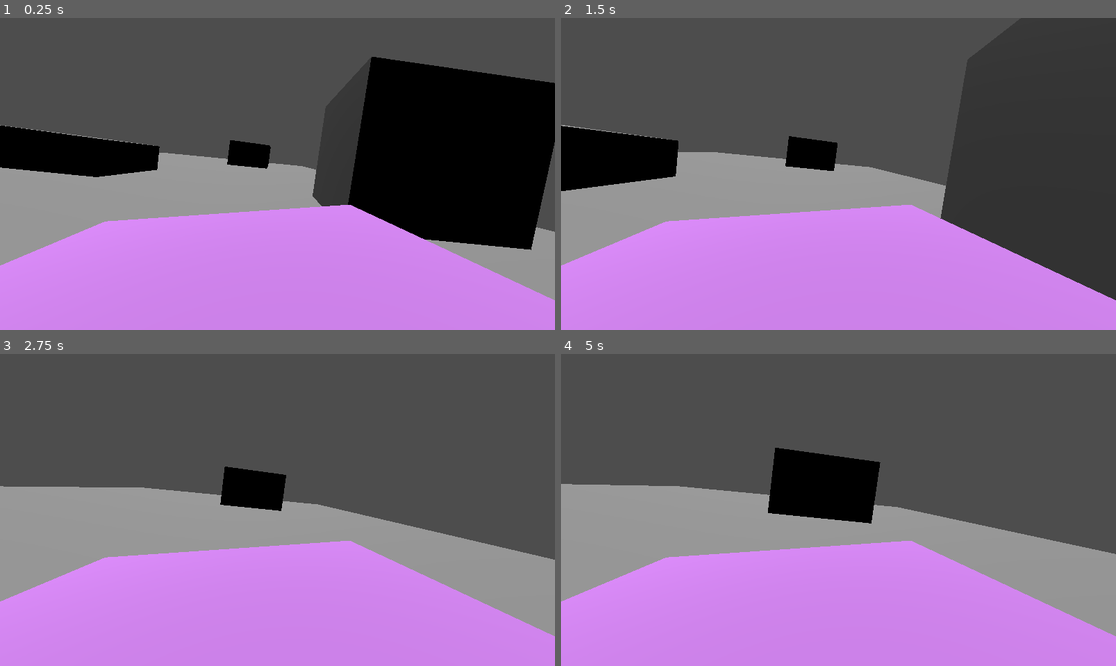
Above: before the commit, frames 1-4 (two rows, left to right).
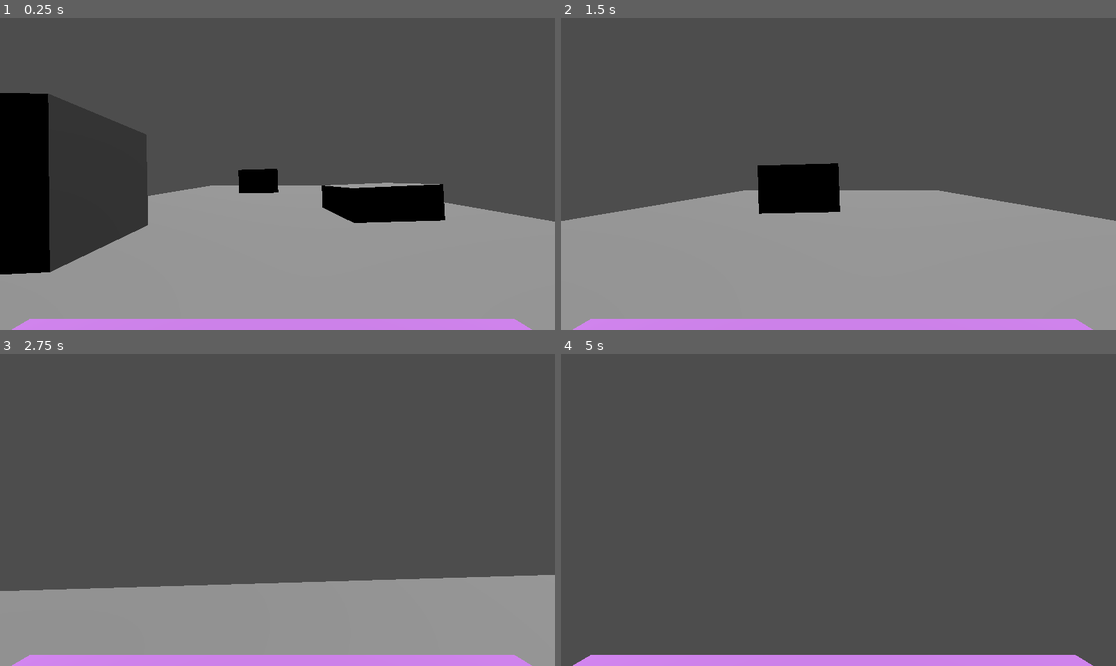
Above: after the commit, the same moments.

Repository: CodeTeshlah/ProjectA
Game: Godot game, scene res://node_3d.tscn
The game is run twice, just before and just after one commit, with the same random seed, the same clock (stepped at 60 frames per second) and the same inputs.
Inputs:
- Up to frame 1 (0.25 s): no input
- Up to frame 2 (1.5 s): hold D (player_move_right) 0.53-1.28 s; hold W (player_move) 0.53-1.28 s; hold A (player_move_left) from 1.28 s (still down); tap W (player_move) at 1.35 s
- Up to frame 3 (2.75 s): release A (player_move_left) at 2.03 s; hold D (player_move_right) from 2.03 s (still down); hold W (player_move) from 2.03 s (still down)
- Up to frame 4 (5 s): release W (player_move) at 2.78 s; tap W (player_move) at 2.85, 4.35 s; release D (player_move_right) at 3.53 s; hold W (player_move) 3.53-4.28 s; hold A (player_move_left) from 3.53 s (still down)

The runs differ from the first frame. In frame 1, 58% of the frame differs, in the area x 0-100%, y 12-100%; in frame 2, 54%; in frame 3, 46%; in frame 4, 50%.

Commit message:
improve smoothness of movement

Diff:
--- a/fayr/galawgalaw.gd
+++ b/fayr/galawgalaw.gd
@@ -9,9 +9,9 @@
 	pass # Replace with function body.
 
 func _process(delta):
-		const move_speed = 10.0
+		const move_speed = 20.0
 		if (check_input()):
-			running = 2
+			running = 3
 		else:
 			running = 1
 		path.progress += (move_speed * running ) * delta
--- a/fayr/node_3d.tscn
+++ b/fayr/node_3d.tscn
@@ -9,21 +9,21 @@
 
 [sub_resource type="Curve3D" id="Curve3D_5jtcc"]
 _data = {
-"points": PackedVector3Array(-25.0856, -1.47215, 1.50487, 25.0856, 1.47215, -1.50487, -7.96252, 8.31684, -18.1539, -3.42161, 2.42777, 1.23786, 3.42161, -2.42777, -1.23786, 0.412666, 14.0892, -57.0124),
+"points": PackedVector3Array(-25.0856, -1.47215, 1.50487, 25.086, 0, 0, -20, 0, 0, 0, 0, 0, 3.42161, -2.42777, -1.23786, 0, 0, -57.012),
 "tilts": PackedFloat32Array(0, 0)
 }
 point_count = 2
 
 [sub_resource type="Curve3D" id="Curve3D_pv8u3"]
 _data = {
-"points": PackedVector3Array(-20.9417, 0.993538, 3.50819, 20.9417, -0.993538, -3.50819, -12.83, 0.597565, -15.1408, 0.461973, -1.86329, -11.5569, -0.461973, 1.86329, 11.5569, -7.96883, -0.942871, 29.1019),
+"points": PackedVector3Array(-18.0235, -1.93517, -4.27285, 25, 0, 0, -20, 0, 0, 0, 0, 0, -0.461973, 1.86329, 11.5569, 0, 0, 40),
 "tilts": PackedFloat32Array(0, 0)
 }
 point_count = 2
 
 [sub_resource type="Curve3D" id="Curve3D_6v57d"]
 _data = {
-"points": PackedVector3Array(0, 0, 0, 0, 0, 0, -86.5237, 7.06965, -16.8636, 0, 0, 0, 0, 0, 0, -13.9444, 5.18404, -13.2717),
+"points": PackedVector3Array(0, 0, 0, 0, 0, 0, -90, 0, 0, 0, 0, 0, 0, 0, 0, -20, 0, 0),
 "tilts": PackedFloat32Array(0, 0)
 }
 point_count = 2
@@ -35,19 +35,19 @@
 transform = Transform3D(-0.131415, 0.10357, -0.985902, 0.101316, 0.990723, 0.0905713, -0.986137, 0.0879852, 0.140689, -86.2267, 7.91888, -12.0016)
 
 [node name="MeshInstance3D" type="MeshInstance3D" parent="Node3D"]
-transform = Transform3D(21.3929, 2.70343, 0.132519, -2.88161, 19.9273, -1.29176, -0.3261, 1.26228, 20.1091, -39.8625, 2.48362, 2.57661)
+transform = Transform3D(21.3929, 2.70343, 0.13253, -2.88161, 19.9273, -1.29177, -0.3261, 1.26228, 20.1091, -39.8625, 2.48362, 2.57661)
 mesh = SubResource("BoxMesh_dvil7")
 
 [node name="MeshInstance3D2" type="MeshInstance3D" parent="Node3D"]
-transform = Transform3D(21.3929, 2.70343, 0.132519, -2.88161, 19.9274, -1.29176, -0.326102, 1.26228, 20.1091, -46.7282, -0.928567, -51.9439)
+transform = Transform3D(21.3929, 2.70343, 0.132532, -2.88161, 19.9274, -1.29177, -0.326102, 1.26228, 20.1091, -46.7282, -0.928567, -51.9439)
 mesh = SubResource("BoxMesh_dvil7")
 
 [node name="MeshInstance3D3" type="MeshInstance3D" parent="Node3D"]
-transform = Transform3D(21.3929, 2.70343, 0.132519, -2.88161, 19.9274, -1.29176, -0.326105, 1.26228, 20.1091, 18.8772, 1.99585, -35.0247)
+transform = Transform3D(21.3929, 2.70344, 0.132535, -2.88161, 19.9274, -1.29177, -0.326105, 1.26228, 20.1091, 18.8772, 1.99585, -35.0247)
 mesh = SubResource("BoxMesh_dvil7")
 
 [node name="MeshInstance3D4" type="MeshInstance3D" parent="Node3D"]
-transform = Transform3D(21.3929, 2.70343, 0.132519, -2.88161, 19.9274, -1.29176, -0.326106, 1.26228, 20.1091, -16.8408, 7.86292, -123.305)
+transform = Transform3D(21.3929, 2.70344, 0.132535, -2.88161, 19.9274, -1.29177, -0.326106, 1.26228, 20.1091, -16.8408, 7.86292, -123.305)
 mesh = SubResource("BoxMesh_dvil7")
 
 [node name="MeshInstance3D" type="MeshInstance3D" parent="."]
@@ -55,17 +55,18 @@
 mesh = SubResource("BoxMesh_i8oem")
 
 [node name="DirectionalLight3D" type="DirectionalLight3D" parent="."]
-transform = Transform3D(-0.010137, 0.962626, 0.270646, -0.0360298, -0.270836, 0.961951, 0.999299, -4.65335e-09, 0.0374287, -79.4212, 61.0011, 2.15849)
+transform = Transform3D(-0.0101371, 0.962626, 0.270646, -0.0360298, -0.270835, 0.961951, 0.999299, 1.19209e-07, 0.0374287, -79.4212, 61.0011, 2.15849)
 
 [node name="Path3DLeft" type="Path3D" parent="."]
-transform = Transform3D(1, 0, 0, 0, 1, 0, 0, 0, 1, -9.14212, -2.72453, 5.27869)
+transform = Transform3D(0.999848, 0, 0.0174524, 0, 1, 0, -0.0174524, 0, 0.999848, 0, 1, 0)
 curve = SubResource("Curve3D_5jtcc")
 
 [node name="Path3DRight" type="Path3D" parent="."]
-transform = Transform3D(0.998711, -0.0306742, -0.0404361, 0.0300939, 0.999436, -0.0148827, 0.0408698, 0.0136467, 0.999071, -1.04586, 4.29422, 2.15849)
+transform = Transform3D(0.999848, 0, 0.0174524, 0, 1, 0, -0.0174524, 0, 0.999848, 0, 1, 0)
 curve = SubResource("Curve3D_pv8u3")
 
 [node name="Path3D" type="Path3D" parent="."]
+transform = Transform3D(0.999848, 0, 0.0174524, 0, 1, 0, -0.0174524, 0, 0.999848, 0, 1, 0)
 curve = SubResource("Curve3D_6v57d")
 
 [node name="PathFollow3D" type="PathFollow3D" parent="Path3D"]
@@ -73,8 +74,8 @@
 loop = false
 
 [node name="MeshInstance3D" parent="Path3D/PathFollow3D" instance=ExtResource("2_ao6yi")]
-transform = Transform3D(0.569659, 0.526787, 5.28462, 0.0444381, 3.86199, -0.72547, 8.85911, -0.0532469, -0.336171, 4.84139, -2.28153, -0.596291)
+transform = Transform3D(12, 0, 0, 0, 12, 0, 0, 0, 12, 0, 0, 0)
 skeleton = NodePath("../..")
 
 [node name="Camera3D" type="Camera3D" parent="Path3D/PathFollow3D/MeshInstance3D"]
-transform = Transform3D(0.0135045, -0.00806581, 0.11154, -0.010005, 0.255581, 0.0196932, -0.185606, -0.00894744, 0.0218247, 0.0109453, 0.798884, -0.0808148)
+transform = Transform3D(1, 0, 0, 0, 1, 0, 0, 0, 1, 0.0109453, 0.798884, -0.0808148)
